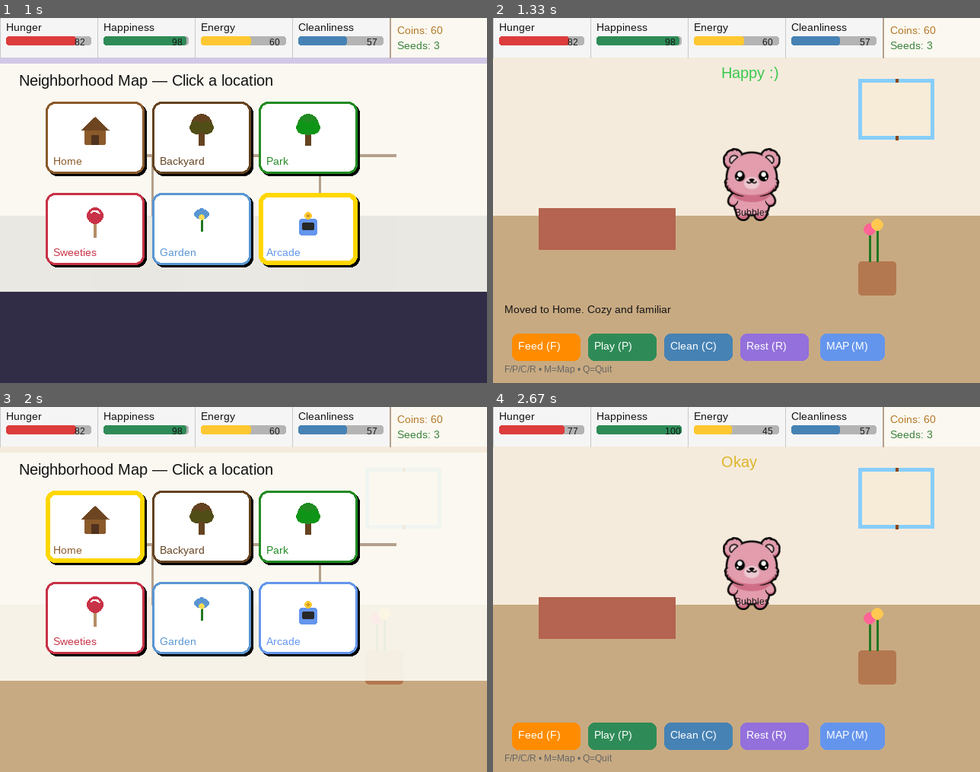
Above: before the commit, frames 1-4 (two rows, left to right).
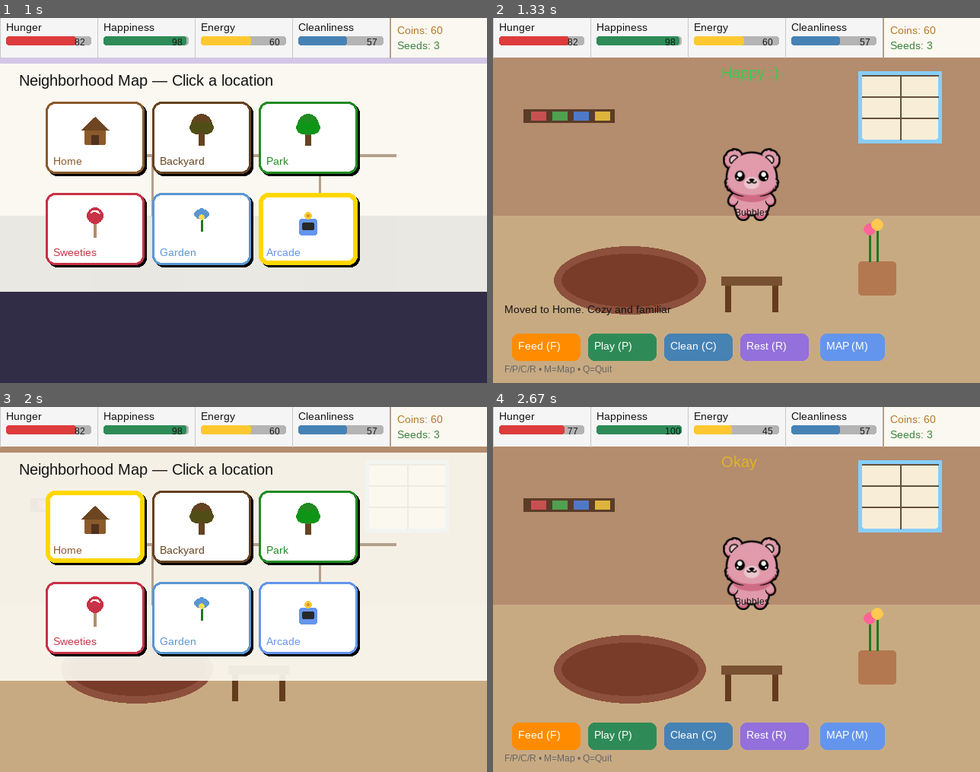
Above: after the commit, the same moments.

Repository: nickamis606/ourworld
Game: pygame game, started from main_pygame.py
Same seed, same stepped clock (60 frames per second), same inputs: the game is played once before the commit and once after it.
Inputs (mouse positions are in pixels of both pictures, inside the frame that each line leads up to):
- Up to frame 1 (1 s): tap Enter at 0.33 s; hold M from 0.67 s (still down)
- Up to frame 2 (1.33 s): release M at 1.13 s; click (585, 145) at 1.22 s
- Up to frame 3 (2 s): click "Play (P)" at 1.55 s; hold M from 1.83 s (still down)
- Up to frame 4 (2.67 s): release M at 2.3 s; click (619, 516) at 2.38 s

Frame 1 is identical in both runs. In frame 2, 47% of the frame differs, in the area x 0-100%, y 10-82%; in frame 3, 3.2%; in frame 4, 47%.

Commit message:
feat: significantly richer and cozier _prepare_location_background for all locations (Home, Park, Backyard, Sweeties, Gens Garden)

Diff:
--- a/scenes/main_scene.py
+++ b/scenes/main_scene.py
@@ -167,7 +167,7 @@
             self.game_state.change_location(loc)
             info = self.game_state.get_current_location_info()
             self.status = f"Moved to {info['name']}. {info['desc']}"
-            self._prepare_location_background(loc)  # refresh cached pretty background
+            self._prepare_location_background(loc)
         self.map_mode = False
 
     def update(self, dt: float):
@@ -183,21 +183,18 @@
         loc = self.game_state.pet.location
 
         if self.map_mode:
-            # When map is open, draw cached bg + map overlay on top
             if loc in self.bg_surfaces:
                 surface.blit(self.bg_surfaces[loc], (0, 0))
             else:
                 surface.fill((210, 200, 230))
             self.map_overlay.draw(surface, loc)
-            # Keep stats bar visible over the map
             needs = self.game_state.pet.needs
             total_seeds = (self.game_state.pet.inventory.get("flower_seeds", 0) +
                            self.game_state.pet.inventory.get("sunflower_seeds", 0))
             self.stats_bar.draw(surface, needs, self.game_state.pet.coins, total_seeds)
             return
 
-        # === Normal gameplay view (map closed) ===
-        # Always do a full clean fill first so old map pixels are completely erased
+        # Normal view - clean fill first (fixes map artifact bug)
         if loc == "home":
             surface.fill((245, 235, 220))
         elif loc == "park":
@@ -211,7 +208,6 @@
         else:
             surface.fill((210, 200, 230))
 
-        # Draw the richer cached environment decorations
         if loc in self.bg_surfaces:
             surface.blit(self.bg_surfaces[loc], (0, 0))
 
@@ -220,7 +216,6 @@
                        self.game_state.pet.inventory.get("sunflower_seeds", 0))
         self.stats_bar.draw(surface, needs, self.game_state.pet.coins, total_seeds)
 
-        # Dynamic elements on top
         if loc == "backyard":
             self._draw_garden_plants(surface)
         if loc == "home":
@@ -246,51 +241,93 @@
         surface.blit(hint, (15, 455))
 
     def _prepare_location_background(self, loc: str):
-        """Pre-render the static environment for a location to a cached Surface.
-        Called only on location change → rich detail with zero per-frame cost.
-        """
+        """Pre-render richer, cozier static environments for each location."""
         bg = pygame.Surface((self.width, self.height), pygame.SRCALPHA)
 
         if loc == "home":
-            pygame.draw.rect(bg, (200, 170, 130), (0, 260, self.width, 220))
-            pygame.draw.rect(bg, (135, 206, 250), (480, 80, 100, 80), width=5)
-            pygame.draw.line(bg, (139, 69, 19), (530, 80), (530, 160), 4)
-            pygame.draw.rect(bg, (255, 240, 200, 50), (485, 85, 90, 70), border_radius=4)
-            pygame.draw.rect(bg, (180, 100, 80), (60, 250, 180, 55))
-            if self.game_state.pet.home_decorated:
-                base_x, base_y = 480, 320
-                pygame.draw.rect(bg, (180, 120, 80), (base_x, base_y, 50, 45), border_radius=4)
-                pygame.draw.line(bg, (34, 120, 34), (base_x + 15, base_y), (base_x + 15, base_y - 35), 3)
-                pygame.draw.line(bg, (34, 120, 34), (base_x + 25, base_y), (base_x + 25, base_y - 40), 3)
-                pygame.draw.circle(bg, (255, 100, 150), (base_x + 15, base_y - 42), 8)
-                pygame.draw.circle(bg, (255, 200, 80), (base_x + 25, base_y - 48), 8)
+            # Warm cozy indoor
+            pygame.draw.rect(bg, (200, 170, 130), (0, 260, self.width, 220))  # floor
+            pygame.draw.rect(bg, (180, 140, 110), (0, 0, self.width, 260))     # upper walls
+            # Window with panes and warm light
+            pygame.draw.rect(bg, (135, 206, 250), (480, 70, 110, 95), width=6)
+            pygame.draw.rect(bg, (255, 245, 200, 70), (485, 75, 100, 85), border_radius=3)
+            for i in range(3):
+                pygame.draw.line(bg, (100, 80, 60), (485, 75 + i*28), (585, 75 + i*28), 2)
+            pygame.draw.line(bg, (100, 80, 60), (535, 75), (535, 160), 2)
+            # Rug
+            pygame.draw.ellipse(bg, (140, 80, 60), (80, 300, 200, 90))
+            pygame.draw.ellipse(bg, (120, 60, 40), (90, 310, 180, 70))
+            # Small table
+            pygame.draw.rect(bg, (120, 80, 50), (300, 340, 80, 12))
+            pygame.draw.rect(bg, (100, 60, 30), (305, 352, 8, 35))
+            pygame.draw.rect(bg, (100, 60, 30), (367, 352, 8, 35))
+            # Shelf with books
+            pygame.draw.rect(bg, (90, 60, 40), (40, 120, 120, 18))
+            for i, c in enumerate([(200,80,80), (80,160,80), (80,120,200), (220,180,60)]):
+                pygame.draw.rect(bg, c, (50 + i*28, 123, 20, 12))
 
         elif loc == "park":
+            # Grass with variation
             pygame.draw.rect(bg, (120, 180, 120), (0, 260, self.width, 220))
-            for tx in (80, 520):
-                pygame.draw.rect(bg, (139, 69, 19), (tx-8, 200, 16, 55))
-                pygame.draw.circle(bg, (34, 160, 50), (tx, 175), 38)
-            pygame.draw.circle(bg, (30, 140, 45), (150, 240), 25)
-            pygame.draw.circle(bg, (30, 140, 45), (500, 250), 22)
-            pygame.draw.circle(bg, (25, 120, 40), (300, 235), 18)
+            for x in range(0, 640, 40):
+                pygame.draw.ellipse(bg, (100, 160, 100), (x, 280 + (x % 80)//2, 50, 25))
+            # Trees
+            for tx, ty, s in [(80, 200, 1.0), (520, 210, 0.9), (300, 195, 1.1), (150, 220, 0.75)]:
+                pygame.draw.rect(bg, (101, 67, 33), (tx-6*s, ty+10*s, 12*s, 35*s))
+                pygame.draw.circle(bg, (34, 160, 50), (tx, ty-5*s), 32*s)
+                pygame.draw.circle(bg, (30, 140, 45), (tx-12*s, ty+5*s), 20*s)
+                pygame.draw.circle(bg, (30, 140, 45), (tx+12*s, ty+5*s), 20*s)
+            # Path
+            pygame.draw.ellipse(bg, (180, 160, 130), (200, 340, 240, 50))
+            # Flowers
+            for fx, fy in [(220, 310), (400, 305), (280, 325)]:
+                pygame.draw.circle(bg, (255, 100, 150), (fx, fy), 6)
+                pygame.draw.circle(bg, (255, 200, 80), (fx, fy), 3)
 
         elif loc == "backyard":
             pygame.draw.rect(bg, (140, 190, 120), (0, 260, self.width, 220))
-            pygame.draw.rect(bg, (101, 67, 33), (80, 290, 480, 110), border_radius=8)
-            pygame.draw.rect(bg, (80, 50, 30), (80, 290, 480, 110), width=3, border_radius=8)
+            # Fence
+            pygame.draw.rect(bg, (120, 90, 60), (0, 280, self.width, 12))
+            for x in range(40, 600, 50):
+                pygame.draw.rect(bg, (100, 70, 40), (x, 260, 8, 35))
+            # Garden bed
+            pygame.draw.rect(bg, (101, 67, 33), (80, 310, 480, 100), border_radius=8)
+            pygame.draw.rect(bg, (80, 50, 30), (80, 310, 480, 100), width=3, border_radius=8)
+            # Small bench
+            pygame.draw.rect(bg, (110, 80, 50), (480, 290, 80, 12))
+            pygame.draw.rect(bg, (90, 60, 30), (485, 302, 8, 25))
+            pygame.draw.rect(bg, (90, 60, 30), (547, 302, 8, 25))
 
         elif loc == "sweeties_candy_shop":
             pygame.draw.rect(bg, (255, 235, 240), (0, 260, self.width, 220))
-            pygame.draw.rect(bg, (200, 50, 70), (150, 245, 340, 120), border_radius=6)
-            pygame.draw.polygon(bg, (210, 180, 140), [(140, 245), (320, 200), (500, 245)])
-            for i in range(5):
-                stripe_x = 160 + i * 55
-                pygame.draw.line(bg, (255, 200, 220), (stripe_x, 250), (stripe_x + 30, 250), 3)
+            # Shop building
+            pygame.draw.rect(bg, (200, 50, 70), (150, 220, 340, 140), border_radius=8)
+            # Awning with stripes
+            pygame.draw.polygon(bg, (210, 180, 140), [(140, 220), (320, 175), (500, 220)])
+            for i in range(6):
+                stripe_x = 155 + i * 52
+                pygame.draw.line(bg, (255, 200, 220), (stripe_x, 195), (stripe_x + 35, 195), 4)
+            # Door
+            pygame.draw.rect(bg, (120, 70, 40), (280, 280, 60, 80))
+            pygame.draw.circle(bg, (255, 220, 100), (325, 320), 6)
+            # Candy decorations on sides
+            for dx in [170, 470]:
+                pygame.draw.circle(bg, (255, 150, 200), (dx, 260), 12)
+                pygame.draw.circle(bg, (150, 220, 255), (dx, 290), 10)
 
         elif loc == "gens_garden":
             pygame.draw.rect(bg, (230, 245, 255), (0, 260, self.width, 220))
-            pygame.draw.rect(bg, (90, 150, 210), (150, 250, 340, 110), border_radius=6)
-            pygame.draw.rect(bg, (60, 120, 80), (140, 245, 360, 120), width=4, border_radius=8)
+            # Garden border / path
+            pygame.draw.rect(bg, (90, 150, 210), (150, 250, 340, 120), border_radius=10)
+            pygame.draw.rect(bg, (60, 120, 80), (140, 245, 360, 130), width=5, border_radius=12)
+            # Trellis / plant supports
+            for x in [180, 280, 380, 480]:
+                pygame.draw.line(bg, (120, 90, 60), (x, 255), (x, 360), 3)
+            for y in [280, 320]:
+                pygame.draw.line(bg, (120, 90, 60), (170, y), (490, y), 2)
+            # Background flowers
+            for fx, fy, c in [(200, 300, (255,100,150)), (320, 310, (255,200,80)), (420, 295, (150,200,255)) ]:
+                pygame.draw.circle(bg, c, (fx, fy), 8)
 
         else:
             pygame.draw.rect(bg, (50, 45, 70), (0, 260, self.width, 220))
